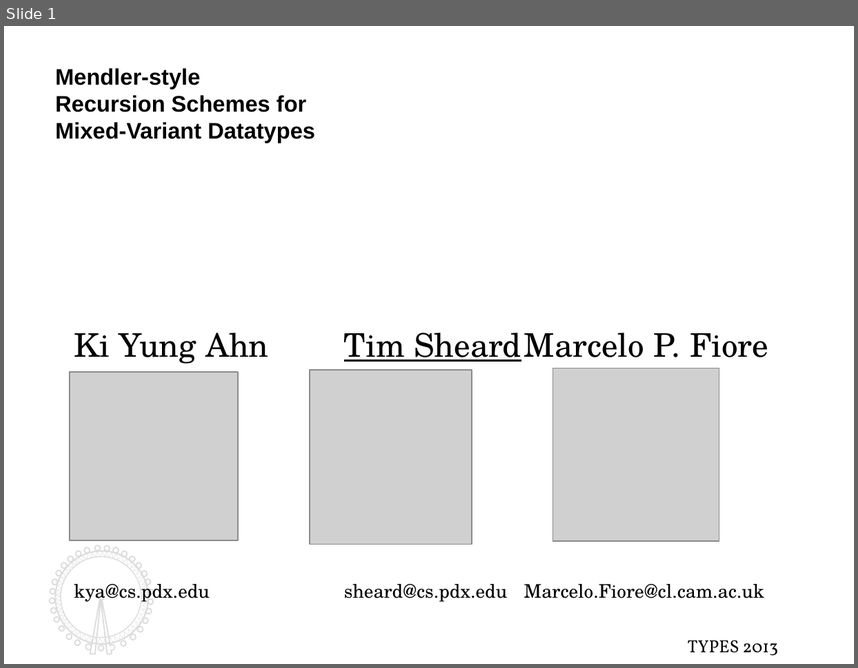
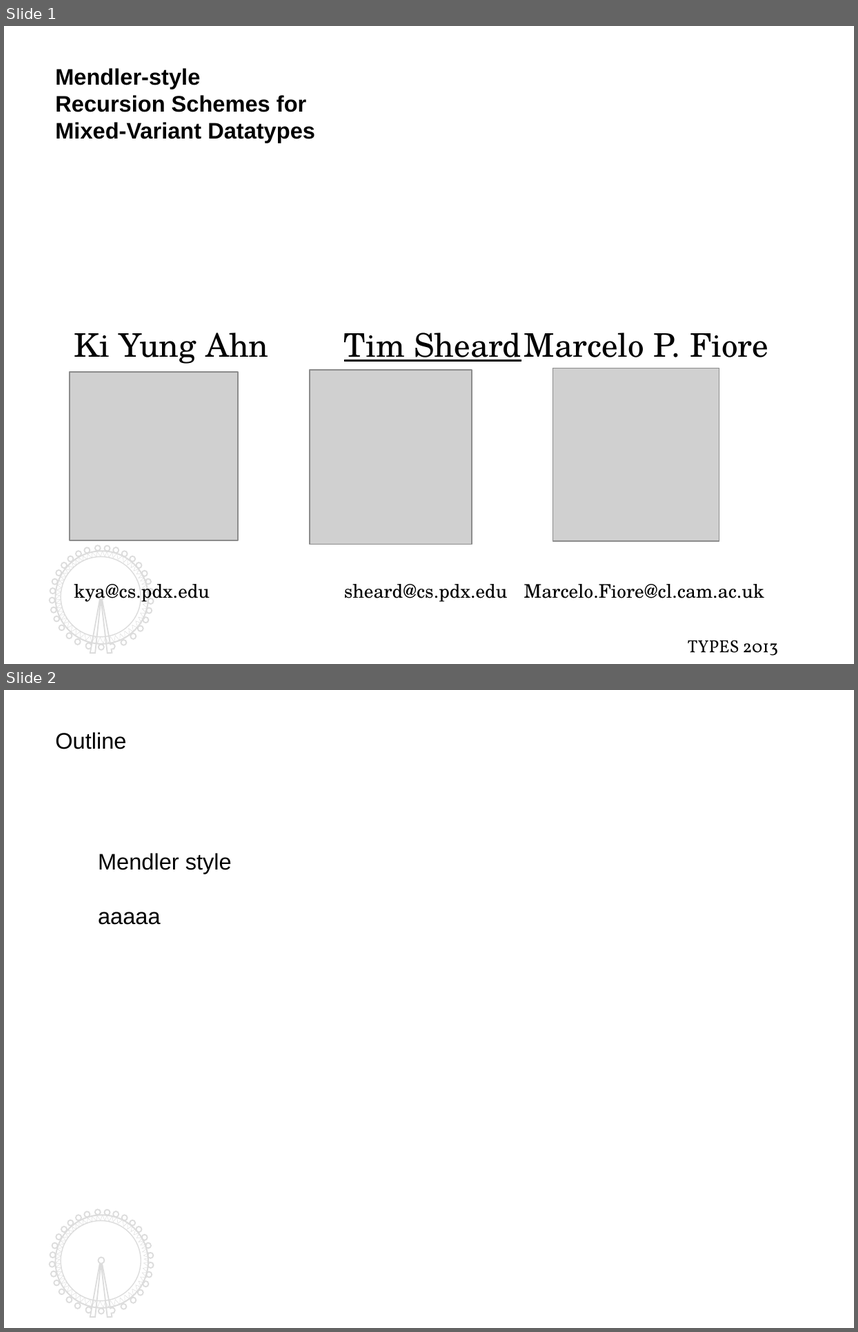
Before and after one commit to kyagrd/naxPapers, a slide deck: draft/TYPES13/ppt/myslide.odp. Shown one above the other, each under a label of ours: slide 1 before the commit, slides 1 and 2 after it. The pictures are 858x668 and 858x1332 pixels, drawn with LibreOffice and Linux fonts; fonts in the diff are those of the drawing; grey boxes stand for pictures. Boxes give left, top, right and bottom in pixels: in the first picture for what was removed or moved away, otherwise in the second. Text is boxed around its words. In the diff, an @@ line names an element or a change of style, - is before the commit and + after.

```diff
--- a/draft/TYPES13/ppt/myslide.odp
+++ b/draft/TYPES13/ppt/myslide.odp
@@ slide 2 added at [4,690,854,1328], background #FFFFFF; not listed: 4 template elements that a slide beside it also shows @@
@@ text added at [55,732,126,749], 18 pt, text #000000 @@
+Outline
@@ text added at [98,853,232,925], 18 pt, text #000000 @@
+Mendler style
+aaaaa
@@ slide 1 changed as well @@
@@ freeform shape at [49,546,154,654]: outline redrawn @@
@@ freeform shape at [55,551,149,644]: outline redrawn @@
```
Also in this commit, not shown: 2 other slides changed, 5 other slides added, 3 slides removed, 1 other file.
